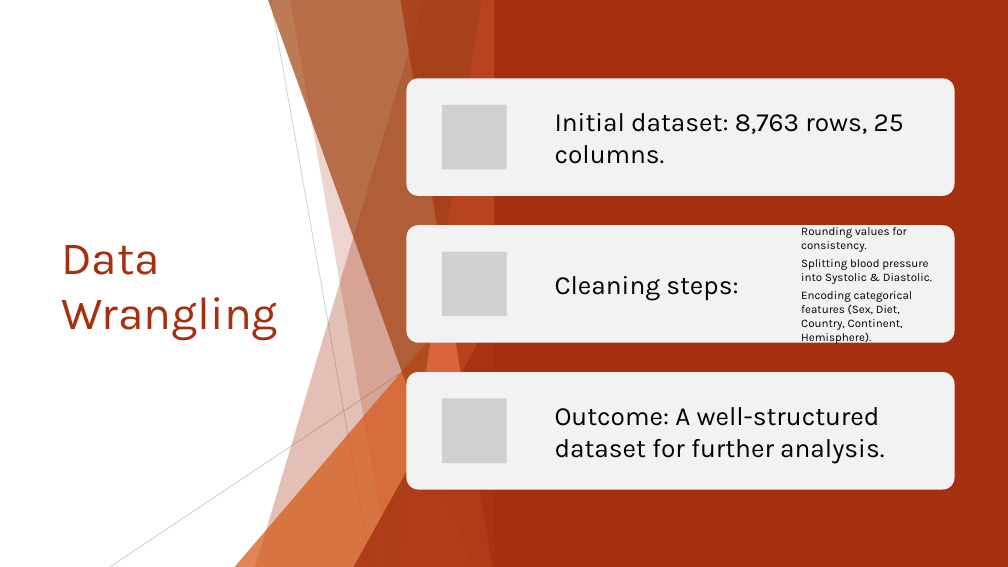
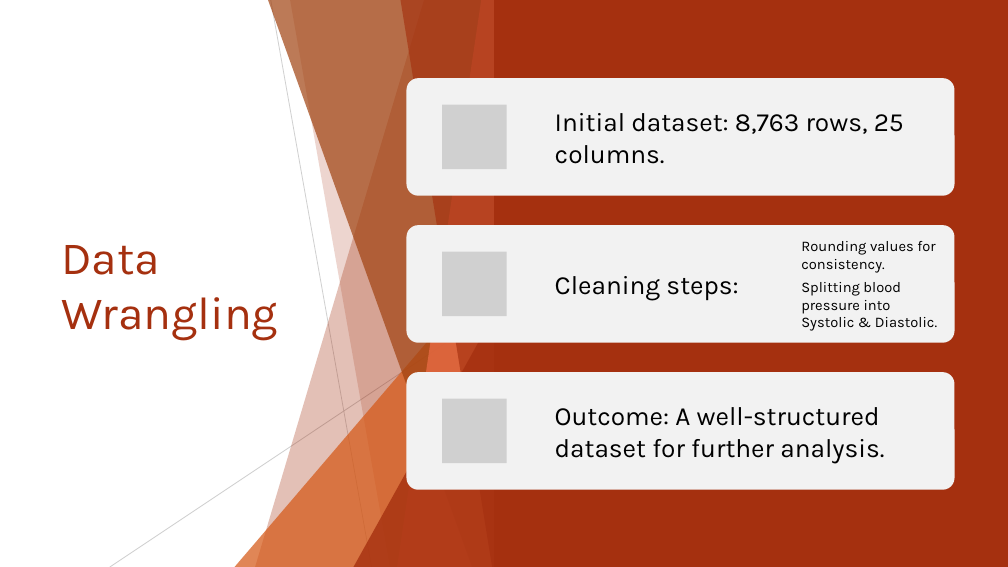
Before and after one commit to nileshsuresh/DataScienceCapstone2, a slide deck: slide 4 of reports/Capstone 2 Project Presentation.pptx. Drawn at 1008x567 pixels with LibreOffice and Linux fonts; fonts in the diff are those of the drawing; grey boxes stand for pictures. Boxes give left, top, right and bottom in pixels: in the first picture for what was removed or moved away, otherwise in the second. Text is boxed around its words. In the diff, an @@ line names an element or a change of style, - is before the commit and + after.

```diff
--- a/reports/Capstone 2 Project Presentation.pptx
+++ b/reports/Capstone 2 Project Presentation.pptx
@@ text "Rounding values for consistency." at [801,241,937,331]: size 11 to 14 pt; more space between paragraphs @@
@@ text at [801,291,913,344]: paragraph removed @@
-Encoding categorical features (Sex, Diet, Country, Continent, Hemisphere).
```
Also in this commit, not shown: 1 other slide changed.
